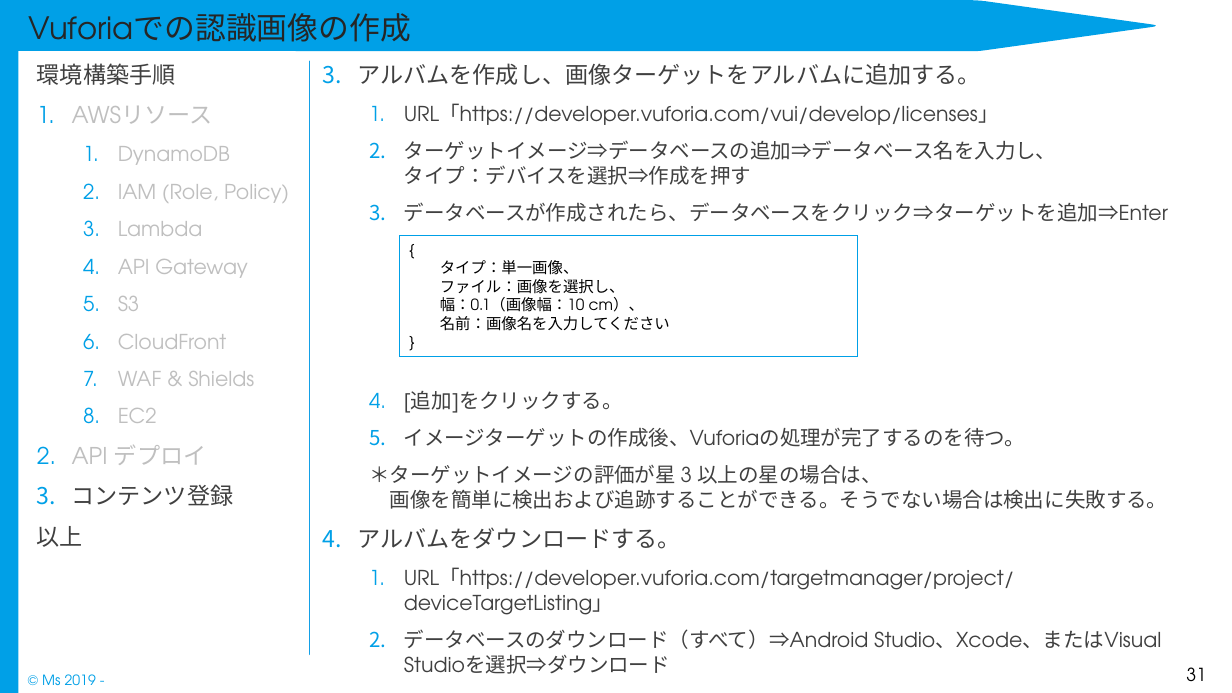
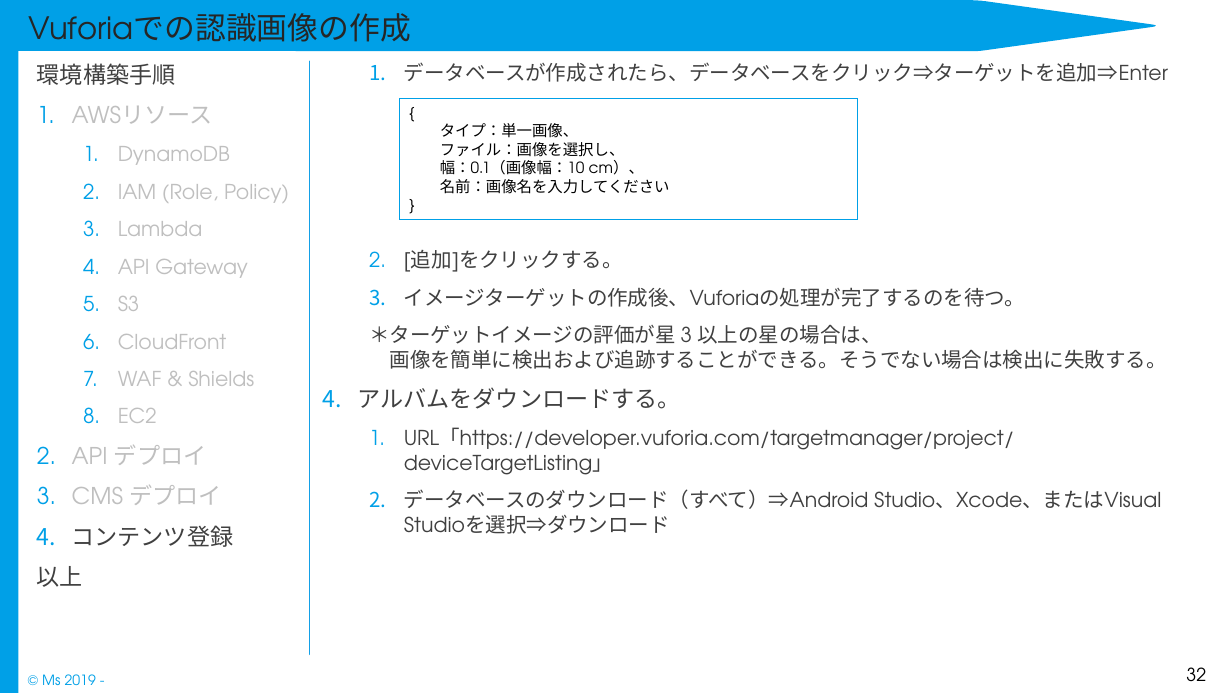
Before and after one commit to Rie-Ishimura/https-github.com-uetomae-msar_Documents_1, a slide deck: slide 32 of 04.環境構築/インフラ/msar_環境構築手順書.pptx (slide 31 before the commit). Drawn at 1232x693 pixels with LibreOffice and Linux fonts; fonts in the diff are those of the drawing. Boxes give left, top, right and bottom in pixels: in the first picture for what was removed or moved away, otherwise in the second. Text is boxed around its words. In the diff, an @@ line names an element or a change of style, - is before the commit and + after.

```diff
--- a/04.環境構築/インフラ/msar_環境構築手順書.pptx
+++ b/04.環境構築/インフラ/msar_環境構築手順書.pptx
@@ text at [358,63,1057,185]: paragraphs removed @@
-3. アルバムを作成し、画像ターゲットをアルバムに追加する。
-  1. URL「https://developer.vuforia.com/vui/develop/licenses」
-  2. ターゲットイメージ⇒データベースの追加⇒データベース名を入力し、
-     タイプ：デバイスを選択⇒作成を押す
@@ rectangle "{": place and size @@
-rectangle "{" at [400,236,858,357]
+rectangle "{" at [400,99,858,220]
@@ text at [72,485,221,505]: paragraph added @@
+3. CMS デプロイ
@@ page number at [1186,667,1206,681]: text changed @@
-31
+32
```
Also in this commit, not shown: 20 other slides changed, 1 slide added.
